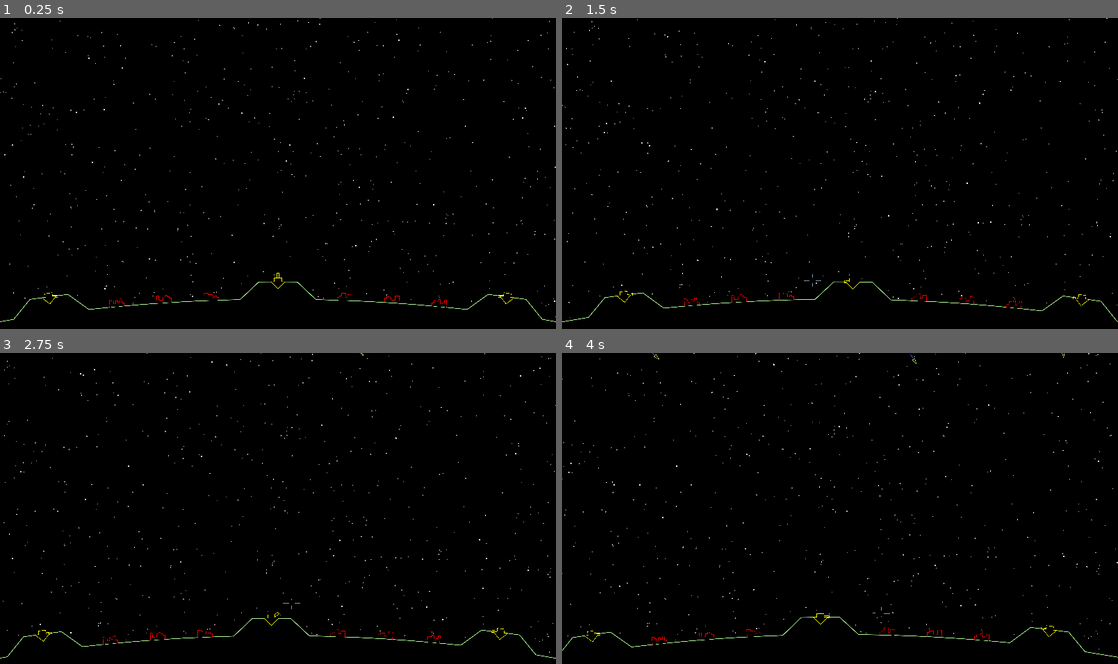
Above: before the commit, frames 1-4 (two rows, left to right).
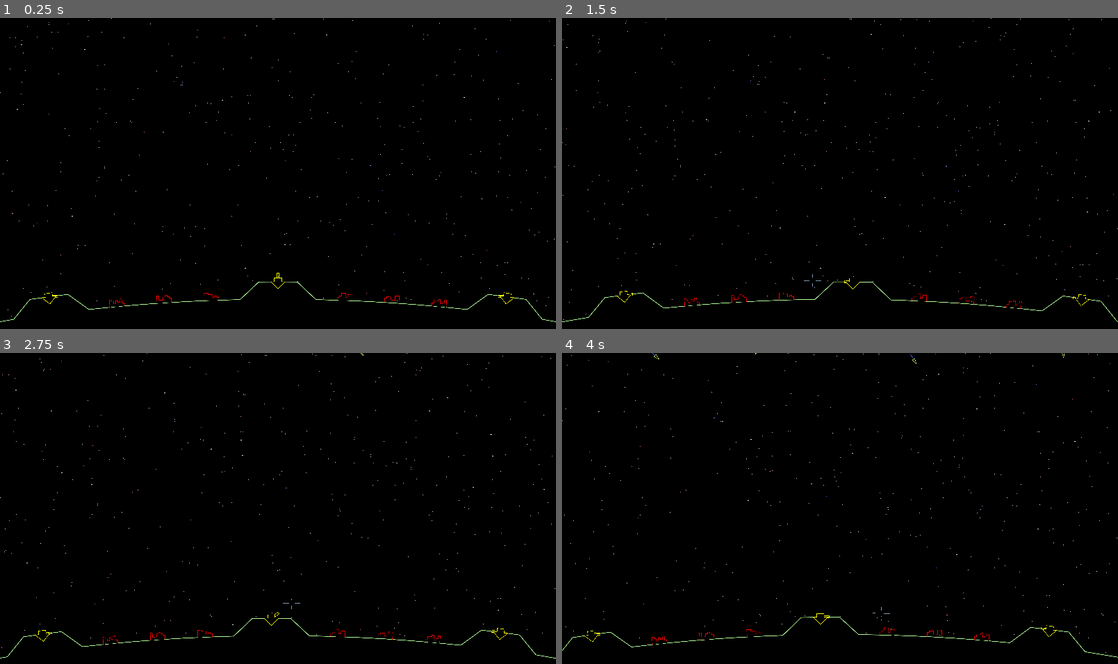
Above: after the commit, the same moments.

Repository: tartley/missile-commander
Game: Godot game, scene res://src/main/main.tscn
Same seed, same stepped clock (60 frames per second), same inputs: the game is played once before the commit and once after it.
Inputs (mouse positions are in pixels of both pictures, inside the frame that each line leads up to):
- Up to frame 1 (0.25 s): no input
- Up to frame 2 (1.5 s): tap Enter at 0.5 s; move the mouse to (867, 173) at 0.52 s; tap Space at 1.25 s; move the mouse to (812, 176) at 1.27 s
- Up to frame 3 (2.75 s): tap Enter at 2 s; move the mouse to (289, 502) at 2.02 s
- Up to frame 4 (4 s): tap Space at 2.75 s; move the mouse to (834, 514) at 2.77 s; move the mouse to (878, 511) at 3.52 s

The runs differ from the first frame. In frame 1, 0.3% of the frame differs, in the area x 0-100%, y 0-97%; in frame 2, 0.3%; in frame 3, 0.3%; in frame 4, 0.3%.

Commit message:
Tweak star colors, sizes

Diff:
--- a/src/main/sky.gd
+++ b/src/main/sky.gd
@@ -8,16 +8,17 @@
     var x: float
     var y: float
     var size:float
-    var bright: float
     for i in range(1000):
         x = randf_range(-2800.0, 2800.0)
         y = randf_range(
             ground.RADIUS - get_viewport_rect().size.y * 0.14,
             ground.RADIUS + get_viewport_rect().size.y * 1.04
         )
-        size = randf_range(4.0, 8.0)
-        bright = randf_range(0.5, 1.0)
+        size = randf_range(2.0, 6.0)
         verts.append(Vector2(x, y))
         verts.append(Vector2(x + size, y))
-        colors.append(Color(bright, bright, bright))
-    draw_multiline_colors(verts, colors, size)
+        var red = randf_range(0.0, 1.0) ** 0.2
+        var blue = randf_range(0.0, 1.0) ** 0.2
+        var green = min(red, blue)
+        colors.append(Color(red, green, blue))
+    draw_multiline_colors(verts, colors, 4.0)
